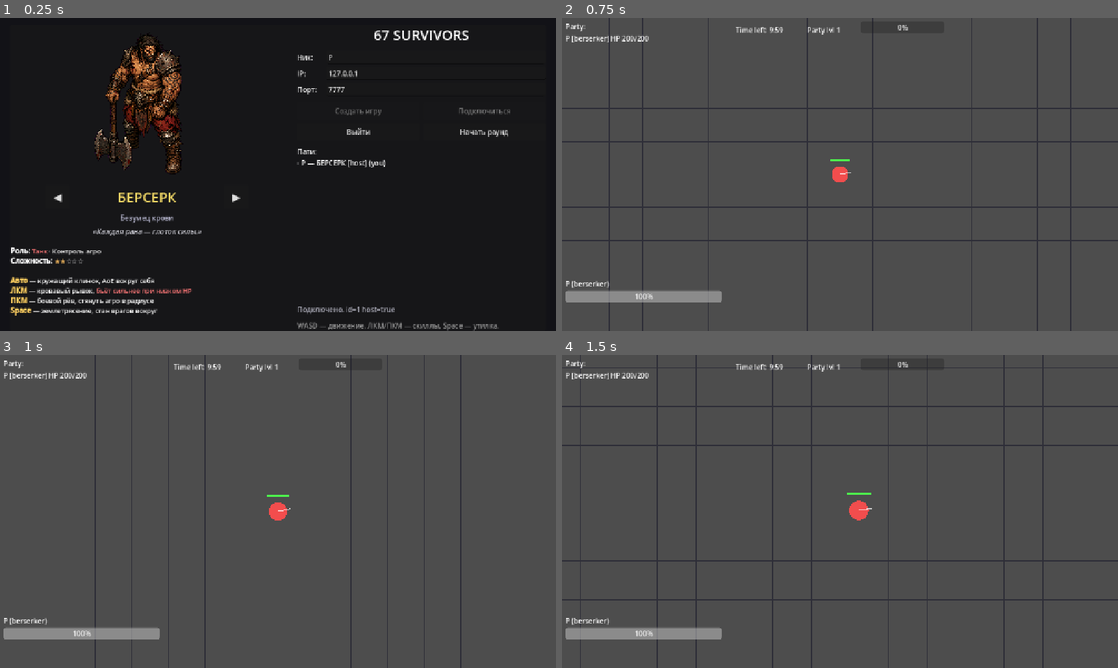
Above: before the commit, frames 1-4 (two rows, left to right).
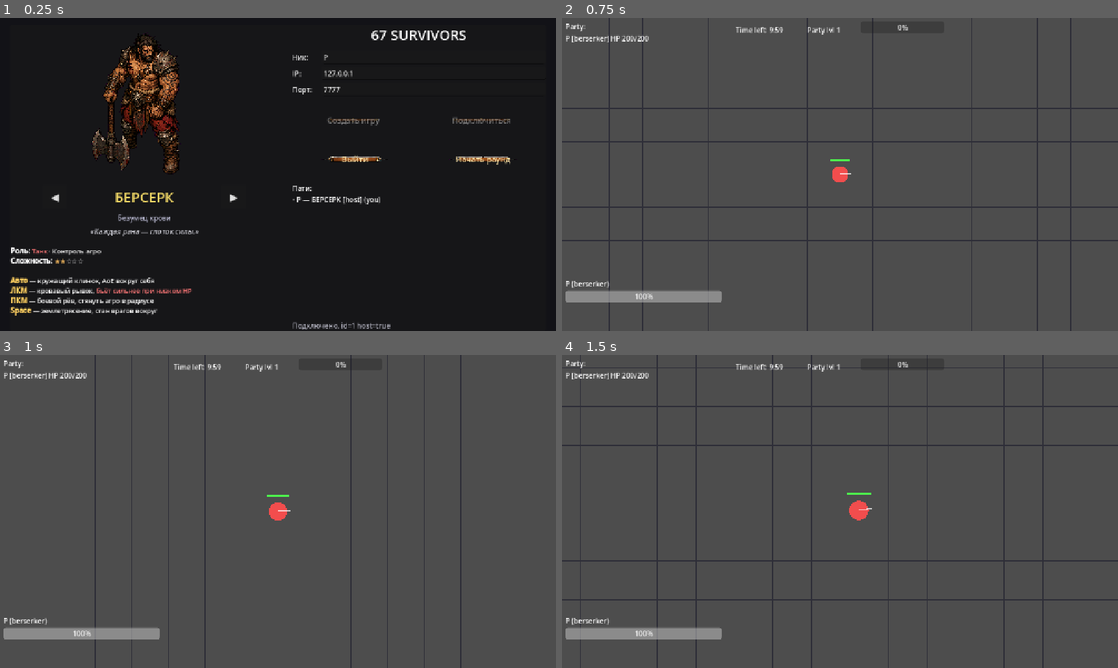
Above: after the commit, the same moments.

Repository: vvbeliaev/67-survivors
Game: Godot game, scene res://scenes/lobby.tscn
Same seed, same stepped clock (60 frames per second), same inputs: the game is played once before the commit and once after it.
Inputs (mouse positions are in pixels of both pictures, inside the frame that each line leads up to):
- Up to frame 1 (0.25 s): no input
- Up to frame 2 (0.75 s): click "Начать раунд" at 0.5 s
- Up to frame 3 (1 s): no input
- Up to frame 4 (1.5 s): tap Enter at 1.25 s; move the mouse to (962, 495) at 1.27 s; press the mouse at (962, 495) at 1.28 s; hold D (move_right) from 1.28 s (still down)

The runs differ from the first frame. In frame 1, 6.1% of the frame differs, in the area x 9-93%, y 4-100%; in frame 2, less than 0.1%; in frame 3, less than 0.1%; in frame 4, nothing differs.

Commit message:
Use ornate wooden button.png for lobby action buttons
Wraps Host/Join/Leave/Start in StyleBoxTexture using button.png with
nine-patch margins (80/28) so the gold trim corners stay crisp at
different widths. Hover brightens, pressed dims, disabled fades out.
Cream/gold font color and 18pt size for readability over the wood.

Co-Authored-By: Claude Opus 4.7 (1M context) <noreply@anthropic.com>

Diff:
--- a/scenes/lobby.tscn
+++ b/scenes/lobby.tscn
@@ -1,6 +1,38 @@
-[gd_scene load_steps=2 format=3 uid="uid://b0lobby67surv"]
+[gd_scene load_steps=6 format=3 uid="uid://b0lobby67surv"]
 
 [ext_resource type="Script" path="res://scripts/lobby.gd" id="1_lobby"]
+[ext_resource type="Texture2D" path="res://images/button.png" id="2_btn_tex"]
+
+[sub_resource type="StyleBoxTexture" id="StyleBoxTexture_btn_normal"]
+texture = ExtResource("2_btn_tex")
+texture_margin_left = 80.0
+texture_margin_right = 80.0
+texture_margin_top = 28.0
+texture_margin_bottom = 28.0
+
+[sub_resource type="StyleBoxTexture" id="StyleBoxTexture_btn_hover"]
+texture = ExtResource("2_btn_tex")
+texture_margin_left = 80.0
+texture_margin_right = 80.0
+texture_margin_top = 28.0
+texture_margin_bottom = 28.0
+modulate_color = Color(1.15, 1.12, 1.0, 1)
+
+[sub_resource type="StyleBoxTexture" id="StyleBoxTexture_btn_pressed"]
+texture = ExtResource("2_btn_tex")
+texture_margin_left = 80.0
+texture_margin_right = 80.0
+texture_margin_top = 28.0
+texture_margin_bottom = 28.0
+modulate_color = Color(0.78, 0.78, 0.78, 1)
+
+[sub_resource type="StyleBoxTexture" id="StyleBoxTexture_btn_disabled"]
+texture = ExtResource("2_btn_tex")
+texture_margin_left = 80.0
+texture_margin_right = 80.0
+texture_margin_top = 28.0
+texture_margin_bottom = 28.0
+modulate_color = Color(0.5, 0.5, 0.5, 0.65)
 
 [node name="Lobby" type="Control"]
 anchors_preset = 15
@@ -136,12 +168,30 @@
 [node name="Host" type="Button" parent="Center/Panel/HBox/RightCol/Buttons/HostJoin"]
 text = "Создать игру"
 size_flags_horizontal = 3
-custom_minimum_size = Vector2(0, 40)
+custom_minimum_size = Vector2(0, 72)
+theme_override_styles/normal = SubResource("StyleBoxTexture_btn_normal")
+theme_override_styles/hover = SubResource("StyleBoxTexture_btn_hover")
+theme_override_styles/pressed = SubResource("StyleBoxTexture_btn_pressed")
+theme_override_styles/disabled = SubResource("StyleBoxTexture_btn_disabled")
+theme_override_styles/focus = SubResource("StyleBoxTexture_btn_hover")
+theme_override_colors/font_color = Color(0.97, 0.88, 0.65, 1)
+theme_override_colors/font_hover_color = Color(1, 0.95, 0.75, 1)
+theme_override_colors/font_pressed_color = Color(0.85, 0.78, 0.55, 1)
+theme_override_font_sizes/font_size = 18
 
 [node name="Join" type="Button" parent="Center/Panel/HBox/RightCol/Buttons/HostJoin"]
 text = "Подключиться"
 size_flags_horizontal = 3
-custom_minimum_size = Vector2(0, 40)
+custom_minimum_size = Vector2(0, 72)
+theme_override_styles/normal = SubResource("StyleBoxTexture_btn_normal")
+theme_override_styles/hover = SubResource("StyleBoxTexture_btn_hover")
+theme_override_styles/pressed = SubResource("StyleBoxTexture_btn_pressed")
+theme_override_styles/disabled = SubResource("StyleBoxTexture_btn_disabled")
+theme_override_styles/focus = SubResource("StyleBoxTexture_btn_hover")
+theme_override_colors/font_color = Color(0.97, 0.88, 0.65, 1)
+theme_override_colors/font_hover_color = Color(1, 0.95, 0.75, 1)
+theme_override_colors/font_pressed_color = Color(0.85, 0.78, 0.55, 1)
+theme_override_font_sizes/font_size = 18
 
 [node name="LeaveStart" type="HBoxContainer" parent="Center/Panel/HBox/RightCol/Buttons"]
 theme_override_constants/separation = 8
@@ -149,12 +199,30 @@
 [node name="Leave" type="Button" parent="Center/Panel/HBox/RightCol/Buttons/LeaveStart"]
 text = "Выйти"
 size_flags_horizontal = 3
-custom_minimum_size = Vector2(0, 40)
+custom_minimum_size = Vector2(0, 72)
+theme_override_styles/normal = SubResource("StyleBoxTexture_btn_normal")
+theme_override_styles/hover = SubResource("StyleBoxTexture_btn_hover")
+theme_override_styles/pressed = SubResource("StyleBoxTexture_btn_pressed")
+theme_override_styles/disabled = SubResource("StyleBoxTexture_btn_disabled")
+theme_override_styles/focus = SubResource("StyleBoxTexture_btn_hover")
+theme_override_colors/font_color = Color(0.97, 0.88, 0.65, 1)
+theme_override_colors/font_hover_color = Color(1, 0.95, 0.75, 1)
+theme_override_colors/font_pressed_color = Color(0.85, 0.78, 0.55, 1)
+theme_override_font_sizes/font_size = 18
 
 [node name="Start" type="Button" parent="Center/Panel/HBox/RightCol/Buttons/LeaveStart"]
 text = "Начать раунд"
 size_flags_horizontal = 3
-custom_minimum_size = Vector2(0, 40)
+custom_minimum_size = Vector2(0, 72)
+theme_override_styles/normal = SubResource("StyleBoxTexture_btn_normal")
+theme_override_styles/hover = SubResource("StyleBoxTexture_btn_hover")
+theme_override_styles/pressed = SubResource("StyleBoxTexture_btn_pressed")
+theme_override_styles/disabled = SubResource("StyleBoxTexture_btn_disabled")
+theme_override_styles/focus = SubResource("StyleBoxTexture_btn_hover")
+theme_override_colors/font_color = Color(0.97, 0.88, 0.65, 1)
+theme_override_colors/font_hover_color = Color(1, 0.95, 0.75, 1)
+theme_override_colors/font_pressed_color = Color(0.85, 0.78, 0.55, 1)
+theme_override_font_sizes/font_size = 18
 
 [node name="Roster" type="Label" parent="Center/Panel/HBox/RightCol"]
 text = "Пати:\n(пусто)"
@@ -163,8 +231,3 @@
 [node name="Status" type="Label" parent="Center/Panel/HBox/RightCol"]
 text = "Оффлайн"
 modulate = Color(0.7, 0.7, 0.75, 1)
-
-[node name="Hint" type="Label" parent="Center/Panel/HBox/RightCol"]
-text = "WASD — движение, ЛКМ/ПКМ — скиллы, Space — утилка."
-modulate = Color(0.6, 0.6, 0.6, 1)
-autowrap_mode = 2
Binary file added: images/button.png
Not shown, added: images/button.png.import
